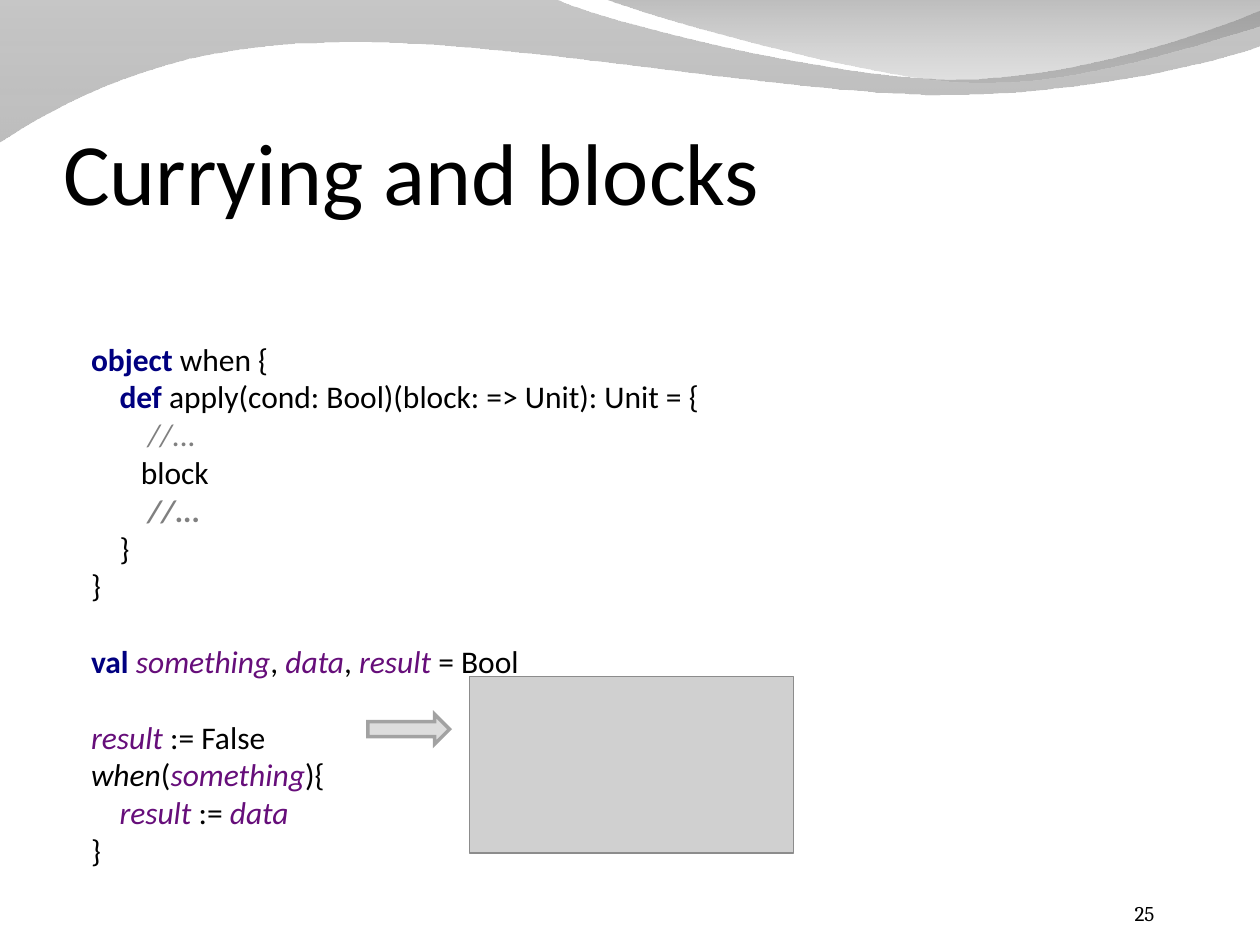
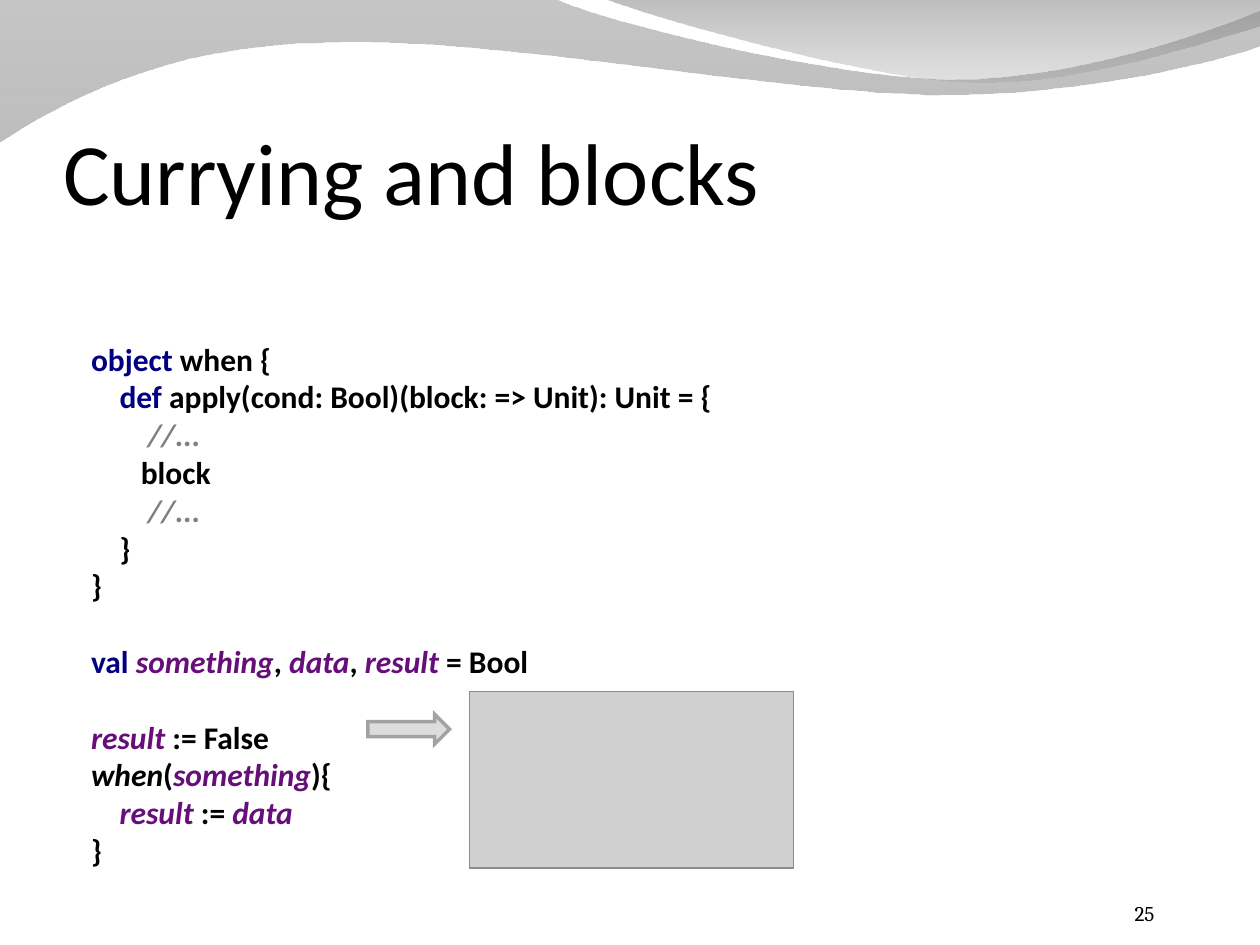
Before and after one commit to SpinalHDL/SpinalDoc, a slide deck: slide 25 of presentation/en/presentation_dsl.odp. Drawn at 1260x945 pixels with LibreOffice and Linux fonts; fonts in the diff are those of the drawing; grey boxes stand for pictures; background and template pictures are left out. Boxes give left, top, right and bottom in pixels: in the first picture for what was removed or moved away, otherwise in the second. Text is boxed around its words. In the diff, an @@ line names an element or a change of style, - is before the commit and + after.

```diff
--- a/presentation/en/presentation_dsl.odp
+++ b/presentation/en/presentation_dsl.odp
@@ text "object when { def apply(cond: ..." at <box>91,349,671,825</box>: bold on in "when { apply(cond: Bool)(block: => Unit): Unit ...", "block } }", "something, data, result = Bool", "result := False when(something){ result := data ..." @@
@@ picture: place and size @@
-picture at <box>470,677,794,853</box>
+picture at <box>470,692,794,868</box>
```
Also in this commit, not shown: 6 other slides changed, 1 slide added, 13 slides removed, 1 other file.
